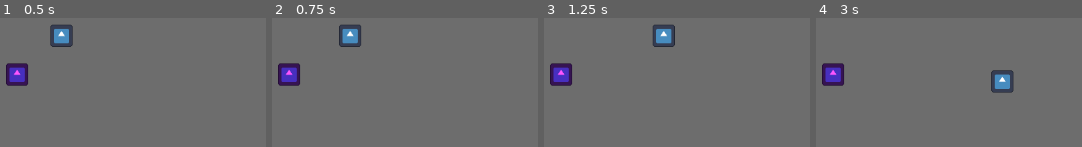
Above: before the commit, frames 1-4 (left to right).
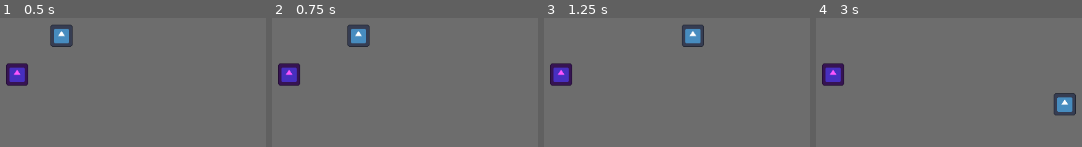
Above: after the commit, the same moments.

Repository: ChrisFlanTheMan/Busy-Work
Game: Godot game, scene res://main.tscn
Same seed, same stepped clock (60 frames per second), same inputs: the game is played once before the commit and once after it. The engine's default icon, where the game draws it, is replaced by a stand-in: a white triangle on a blue panel in a dark square.
Inputs:
- Up to frame 1 (0.5 s): no input
- Up to frame 2 (0.75 s): tap Enter at 0.5 s; hold Right (Right) from 0.53 s (still down)
- Up to frame 3 (1.25 s): keep holding Right (Right)
- Up to frame 4 (3 s): release Right (Right) at 1.28 s; hold Down (Down) 1.28-2.03 s; hold Right (Right) 2.03-2.78 s; hold Up (Up) from 2.78 s (still down)

Frame 1 is identical in both runs. In frame 2, 1.5% of the frame differs, in the area x 25-37%, y 5-23%; in frame 3, 2.8%; in frame 4, 3.0%, in the area x 65-98%, y 40-76%.

Commit message:
Added enemy script and minor collisions

Diff:
--- /dev/null
+++ b/enemy.gd
@@ -0,0 +1,11 @@
+extends RigidBody2D
+
+
+# Called when the node enters the scene tree for the first time.
+func _ready():
+	pass # Replace with function body.
+
+
+# Called every frame. 'delta' is the elapsed time since the previous frame.
+func _process(delta):
+	pass
--- a/enemy.tscn
+++ b/enemy.tscn
@@ -1,12 +1,14 @@
-[gd_scene load_steps=3 format=3 uid="uid://dtll4y64nibr6"]
+[gd_scene load_steps=4 format=3 uid="uid://dtll4y64nibr6"]
 
 [ext_resource type="Texture2D" uid="uid://cioa4k5ruxny7" path="res://icon.svg" id="1_qqw0f"]
+[ext_resource type="Script" path="res://enemy.gd" id="1_ylmut"]
 
 [sub_resource type="RectangleShape2D" id="RectangleShape2D_47226"]
 size = Vector2(32, 32)
 
-[node name="Node2D" type="RigidBody2D"]
+[node name="Enemy" type="RigidBody2D"]
 gravity_scale = 0.0
+script = ExtResource("1_ylmut")
 
 [node name="Sprite2D" type="Sprite2D" parent="."]
 modulate = Color(1, 0.337255, 1, 1)
--- a/player.gd
+++ b/player.gd
@@ -1,6 +1,7 @@
-extends Area2D
-var playerSpeed = 2
+extends RigidBody2D
+var playerSpeed = 3
 var screenSize
+signal hit
 
 # Called when the node enters the scene tree for the first time.
 func _ready():
--- a/player.tscn
+++ b/player.tscn
@@ -6,7 +6,8 @@
 [sub_resource type="RectangleShape2D" id="RectangleShape2D_c0fqt"]
 size = Vector2(32, 32)
 
-[node name="Player" type="Area2D"]
+[node name="Player" type="RigidBody2D"]
+gravity_scale = 0.0
 script = ExtResource("1_ks18h")
 
 [node name="Sprite2D" type="Sprite2D" parent="."]
--- a/project.godot
+++ b/project.godot
@@ -38,6 +38,14 @@
 ]
 }
 
+[layer_names]
+
+2d_render/layer_1="Player"
+
+[physics]
+
+2d/default_gravity_vector=Vector2(0, 0)
+
 [rendering]
 
 renderer/rendering_method="gl_compatibility"
